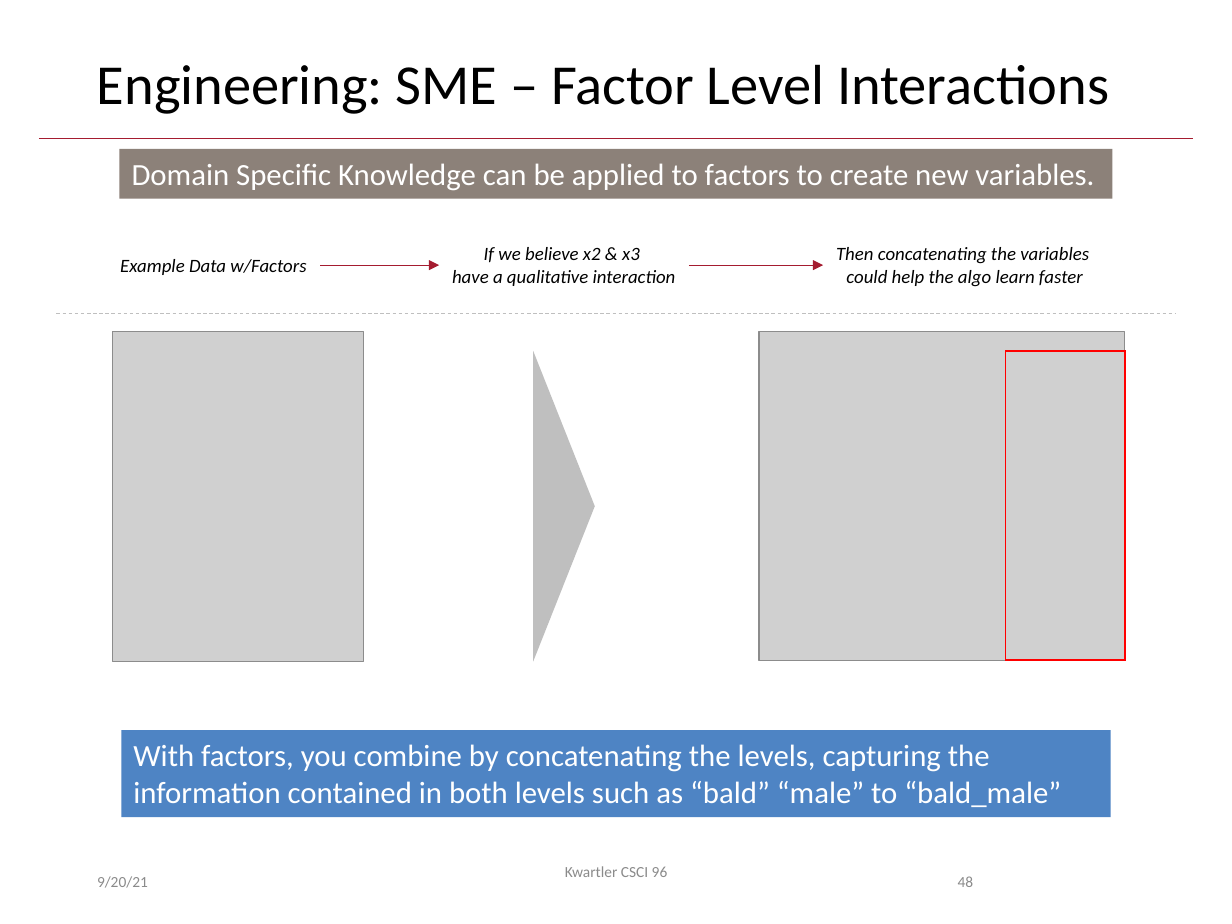
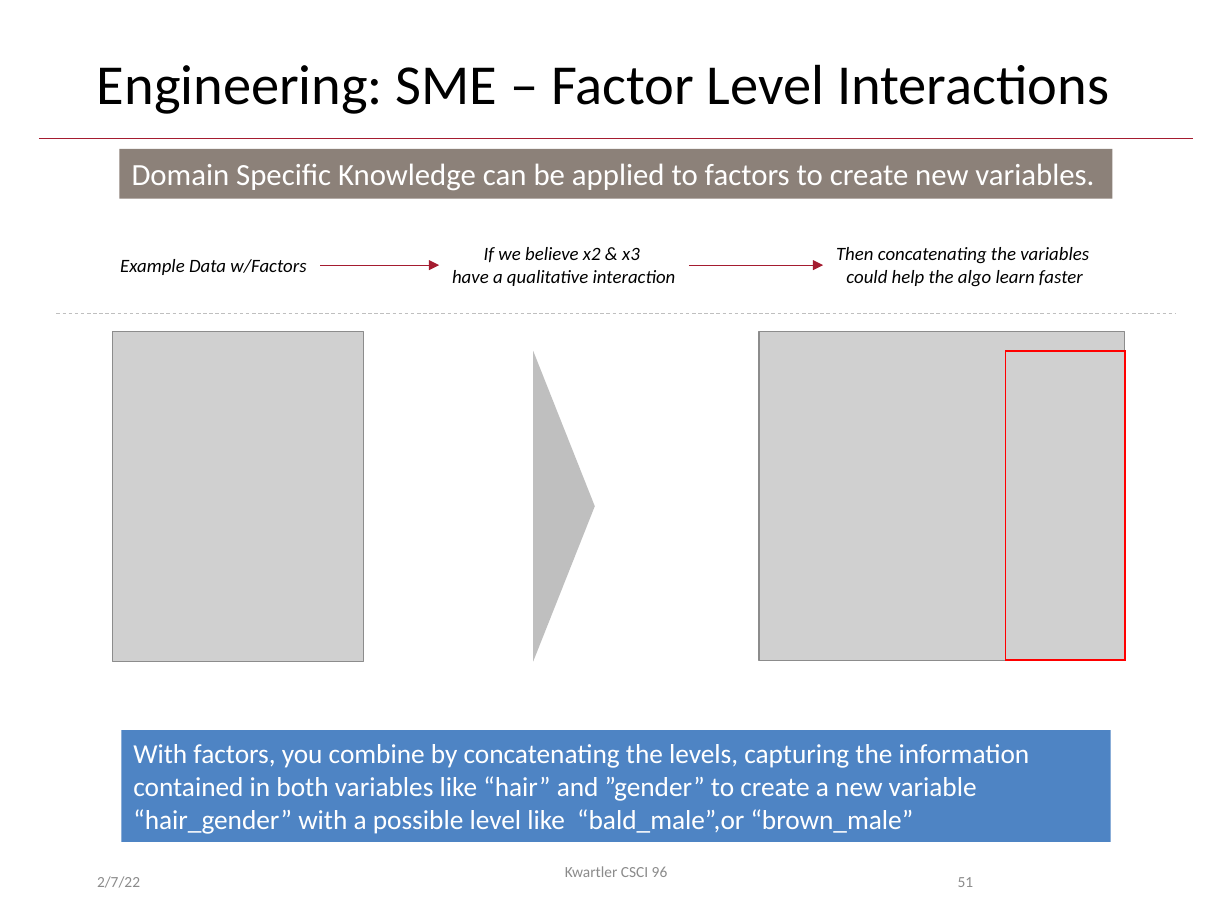
Before and after one commit to kwartler/Harvard_DataMining_Business_Student, a slide deck: slide 51 of Lessons/C_ModelingProcess_DataPrep/DM_Workflow_Preprocessing.pptx (slide 48 before the commit). Drawn at 1232x924 pixels with LibreOffice and Linux fonts; fonts in the diff are those of the drawing; grey boxes stand for pictures; background and template pictures are left out. Boxes give left, top, right and bottom in pixels: in the first picture for what was removed or moved away, otherwise in the second. Text is boxed around its words. In the diff, an @@ line names an element or a change of style, - is before the commit and + after.

```diff
--- a/Lessons/C_ModelingProcess_DataPrep/DM_Workflow_Preprocessing.pptx
+++ b/Lessons/C_ModelingProcess_DataPrep/DM_Workflow_Preprocessing.pptx
@@ rectangle "With factors, you combine by ...": place and size @@
-rectangle "With factors, you combine by ..." at (121,731,1110,818)
+rectangle "With factors, you combine by ..." at (121,731,1110,843)
@@ text in rectangle at (133,744,1030,834): text changed; size 18 to 16 pt @@
-With factors, you combine by concatenating the levels, capturing the information contained in both levels such as “bald” “male” to “bald_male”
+With factors, you combine by concatenating the levels, capturing the information contained in both variables like “hair” and ”gender” to create a new variable “hair_gender” with a possible level like “bald_male”,or “brown_male”
@@ text at (97,876,140,888): text changed @@
-9/20/21
+2/7/22
@@ page number at (958,877,974,887): text changed @@
-48
+51
```
Also in this commit, not shown: 65 other slides changed, 3 slides added, 2 other files.
